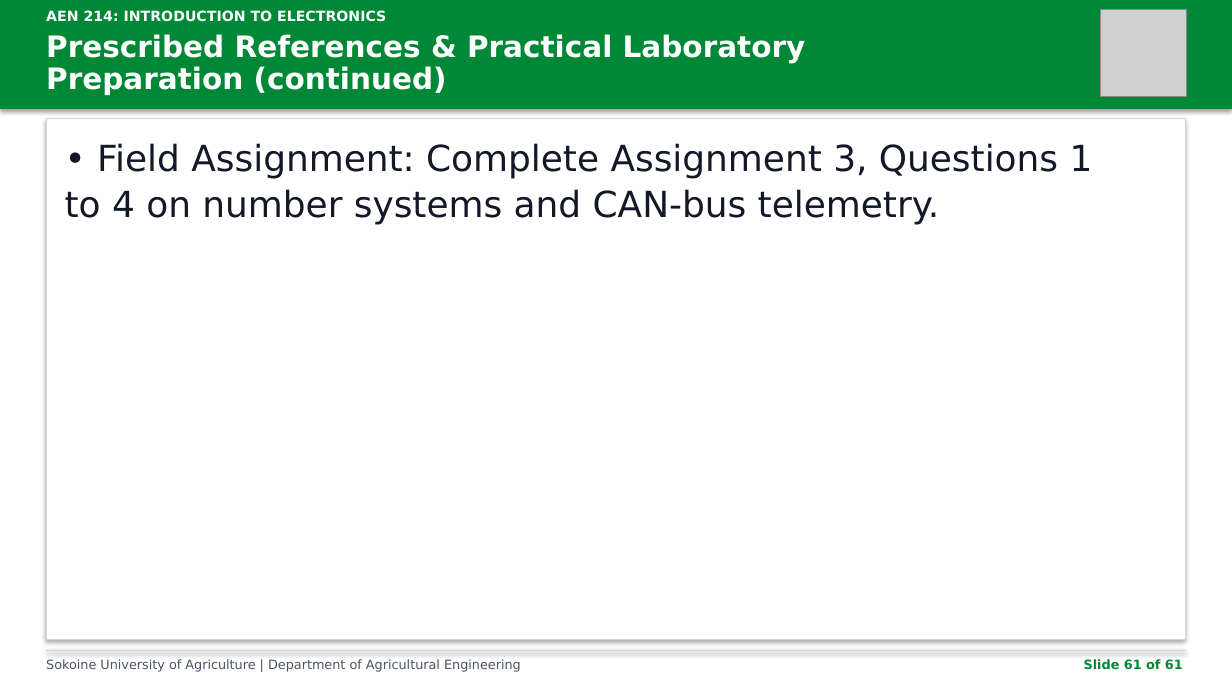
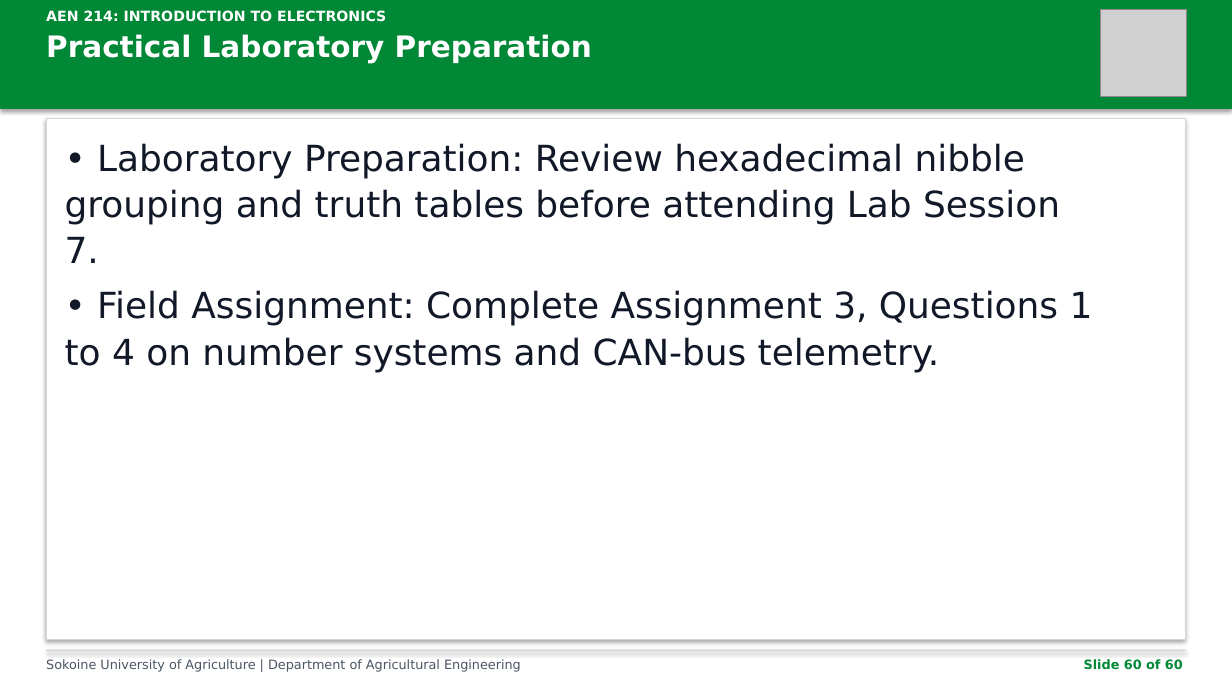
Before and after one commit to kadefue/Course_Notes, a slide deck: slide 60 of AEN 214/Lectures/AEN_214_Lecture_7.pptx (slide 61 before the commit). Drawn at 1232x693 pixels with LibreOffice and Linux fonts; fonts in the diff are those of the drawing; grey boxes stand for pictures. Boxes give left, top, right and bottom in pixels: in the first picture for what was removed or moved away, otherwise in the second. Text is boxed around its words. In the diff, an @@ line names an element or a change of style, - is before the commit and + after.

Commit message:
Update AEN 214 course materials for the 2026/2027 academic year
- Revised academic year references in README.md, build_outline.py, build_slides.py, compendium_base.py, and various slide scripts to reflect the 2026/2027 academic year.
- Updated the prescribed textbooks and reading list in README.md and build_outline.py to include new references and remove outdated ones.
- Adjusted laboratory preparation slides in slides_part1.py, slides_part2.py, and slides_part3.py to enhance clarity and relevance.
- Added unit tests in test_build_slides.py to verify the correct academic year is displayed on title slides.

```diff
--- a/AEN 214/Lectures/AEN_214_Lecture_7.pptx
+++ b/AEN 214/Lectures/AEN_214_Lecture_7.pptx
@@ text at bbox=[46, 34, 592, 63]: text changed @@
-Prescribed References & Practical Laboratory
-Preparation (continued)
+Practical Laboratory Preparation
@@ text added at bbox=[65, 143, 1060, 263], 28 pt, text #111827 @@
+• Laboratory Preparation: Review hexadecimal nibble
+grouping and truth tables before attending Lab Session
+7.
@@ text "• Field Assignment: Complete Assignment ...": place and size @@
-text "• Field Assignment: Complete Assignment ..." at bbox=[65, 143, 1093, 225]
+text "• Field Assignment: Complete Assignment ..." at bbox=[65, 290, 1093, 373]
@@ text at bbox=[1084, 659, 1183, 669]: text changed @@
-Slide 61 of 61
+Slide 60 of 60
```
Also in this commit, not shown: 59 other slides changed, 1 slide removed, 35 other files.
